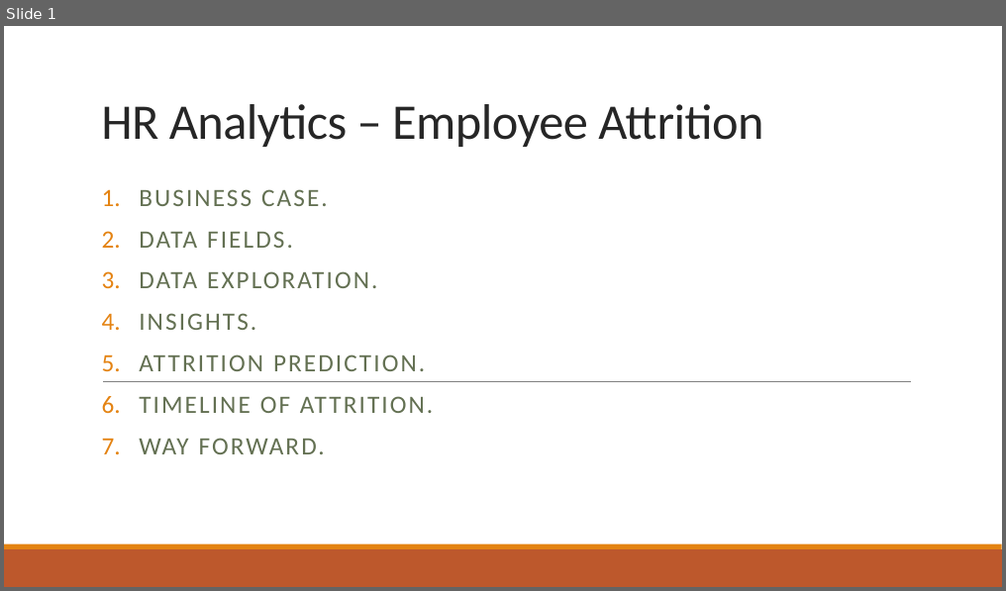
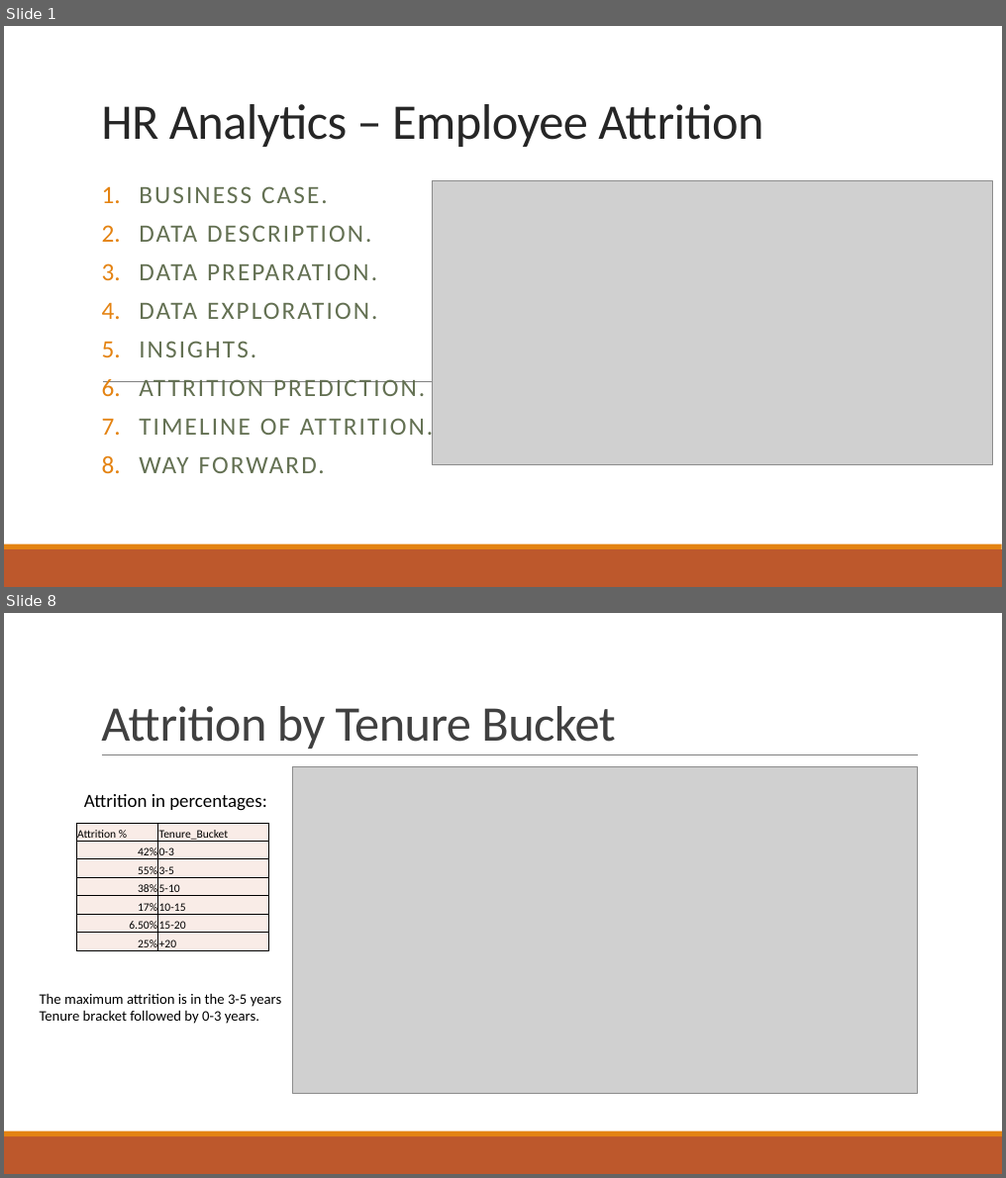
Before and after one commit to shuvayan/EloquentJavascript, a slide deck: HR Analytics – Employee Attrition.pptx. Shown one above the other, each under a label of ours: slide 1 before the commit, slides 1 and 8 after it; the slides between them are not shown. The pictures are 1006x591 and 1006x1178 pixels, drawn with LibreOffice and Linux fonts; fonts in the diff are those of the drawing; grey boxes stand for pictures. Boxes give left, top, right and bottom in pixels: in the first picture for what was removed or moved away, otherwise in the second. Text is boxed around its words. In the diff, an @@ line names an element or a change of style, - is before the commit and + after.

```diff
--- a/HR Analytics – Employee Attrition.pptx
+++ b/HR Analytics – Employee Attrition.pptx
@@ slide 8 added at [4, 613, 1002, 1174], background #FFFFFF; not listed: 2 template elements that a slide beside it also shows @@
@@ title added at [101, 706, 615, 749], 48 pt, text #404040 @@
+Attrition by Tenure Bucket
@@ line added from (102, 756) to (918, 756), #808080 0.5 pt @@
@@ picture added at [293, 766, 918, 1093] @@
@@ text added at [84, 794, 266, 811], 18 pt, text #000000 @@
+Attrition in percentages:
@@ table added at [76, 823, 269, 952], 7 rows, 2 columns @@
+Attrition % | Tenure_Bucket
+42% | 0-3
+55% | 3-5
+38% | 5-10
+17% | 10-15
+6.50% | 15-20
+25% | +20
@@ text added at [40, 993, 282, 1024], 14 pt, text #000000 @@
+The maximum attrition is in the 3-5 years Tenure bracket followed by 0-3 years.
@@ slide 1 changed as well @@
@@ subtitle at [139, 186, 433, 473]: line spacing 0.9 to 0.8 @@
@@ picture added at [432, 181, 992, 465] @@
@@ subtitle at [139, 225, 377, 280]: text changed @@
-2. DATA FIELDS.
+2. DATA DESCRIPTION.
+3. DATA PREPARATION.
```
Also in this commit, not shown: 9 other slides added.
